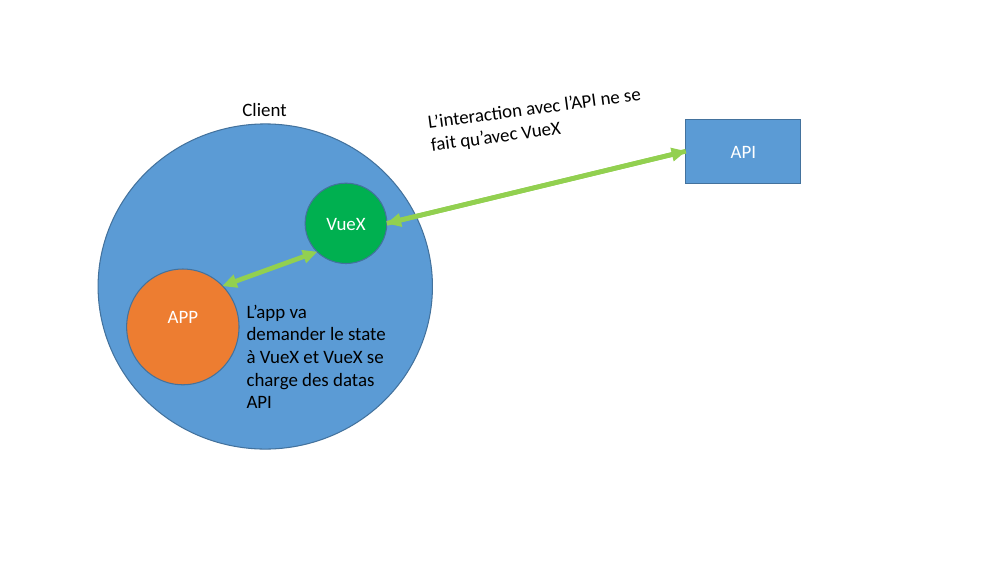
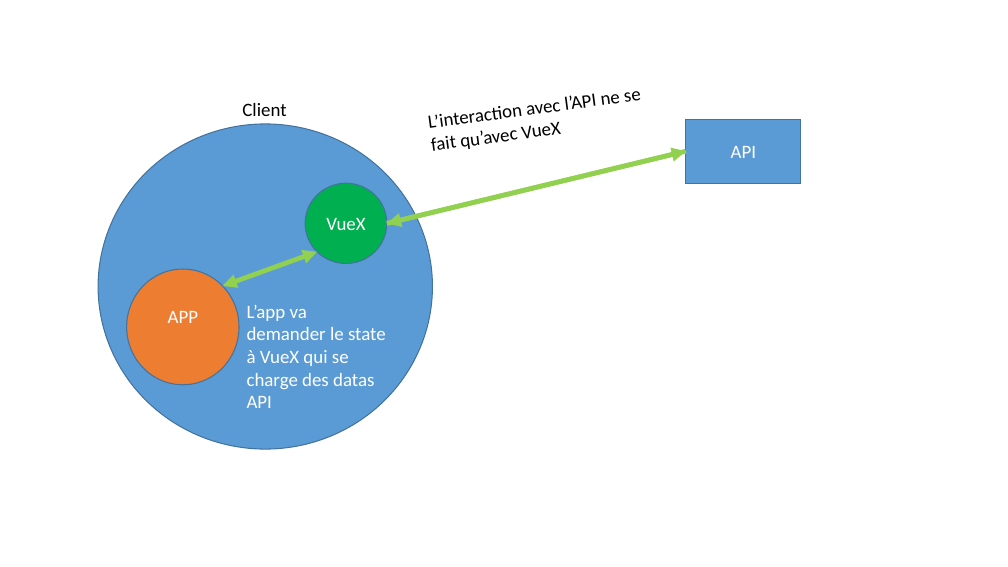
Before and after one commit to mbonjour/Shoot4Stats, a slide deck: slide 1 of Documentation/Annexes/Maquettes_Schemas/schemas.pptx. Drawn at 1008x567 pixels with LibreOffice and Linux fonts; fonts in the diff are those of the drawing. Boxes give left, top, right and bottom in pixels: in the first picture for what was removed or moved away, otherwise in the second. Text is boxed around its words. In the diff, an @@ line names an element or a change of style, - is before the commit and + after.

```diff
--- a/Documentation/Annexes/Maquettes_Schemas/schemas.pptx
+++ b/Documentation/Annexes/Maquettes_Schemas/schemas.pptx
@@ text at (x1=247, y1=305, x2=386, y2=389): text changed; text colour #000000 to #FFFFFF @@
-L’app va demander le state à VueX et VueX se charge des datas API
+L’app va demander le state à VueX qui se charge des datas API
```
Also in this commit, not shown: 1 other slide changed, 1 slide added, 16 other files.
